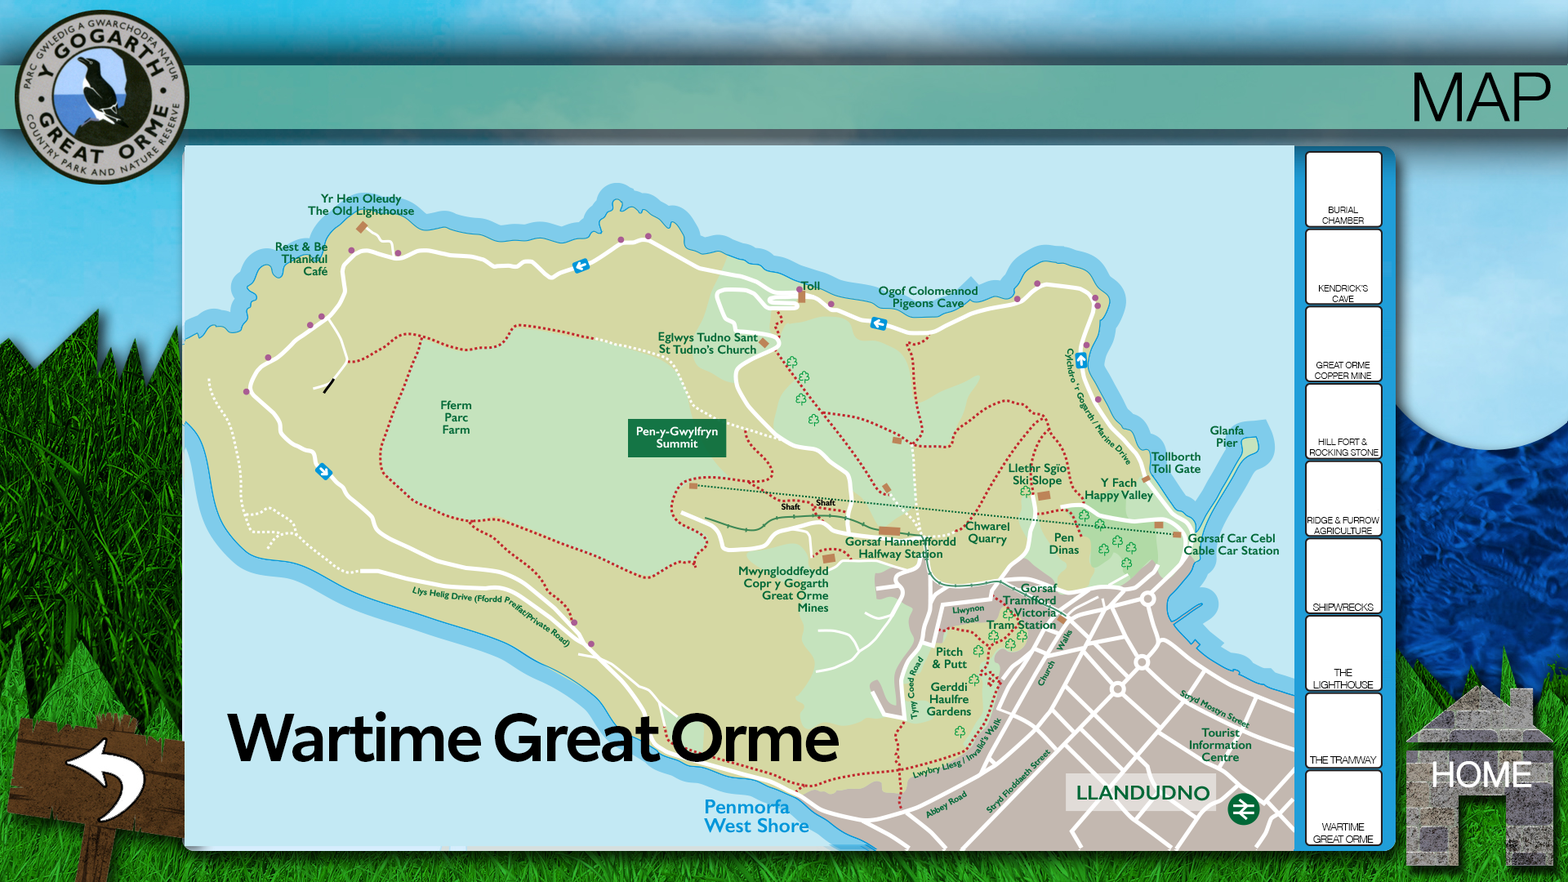
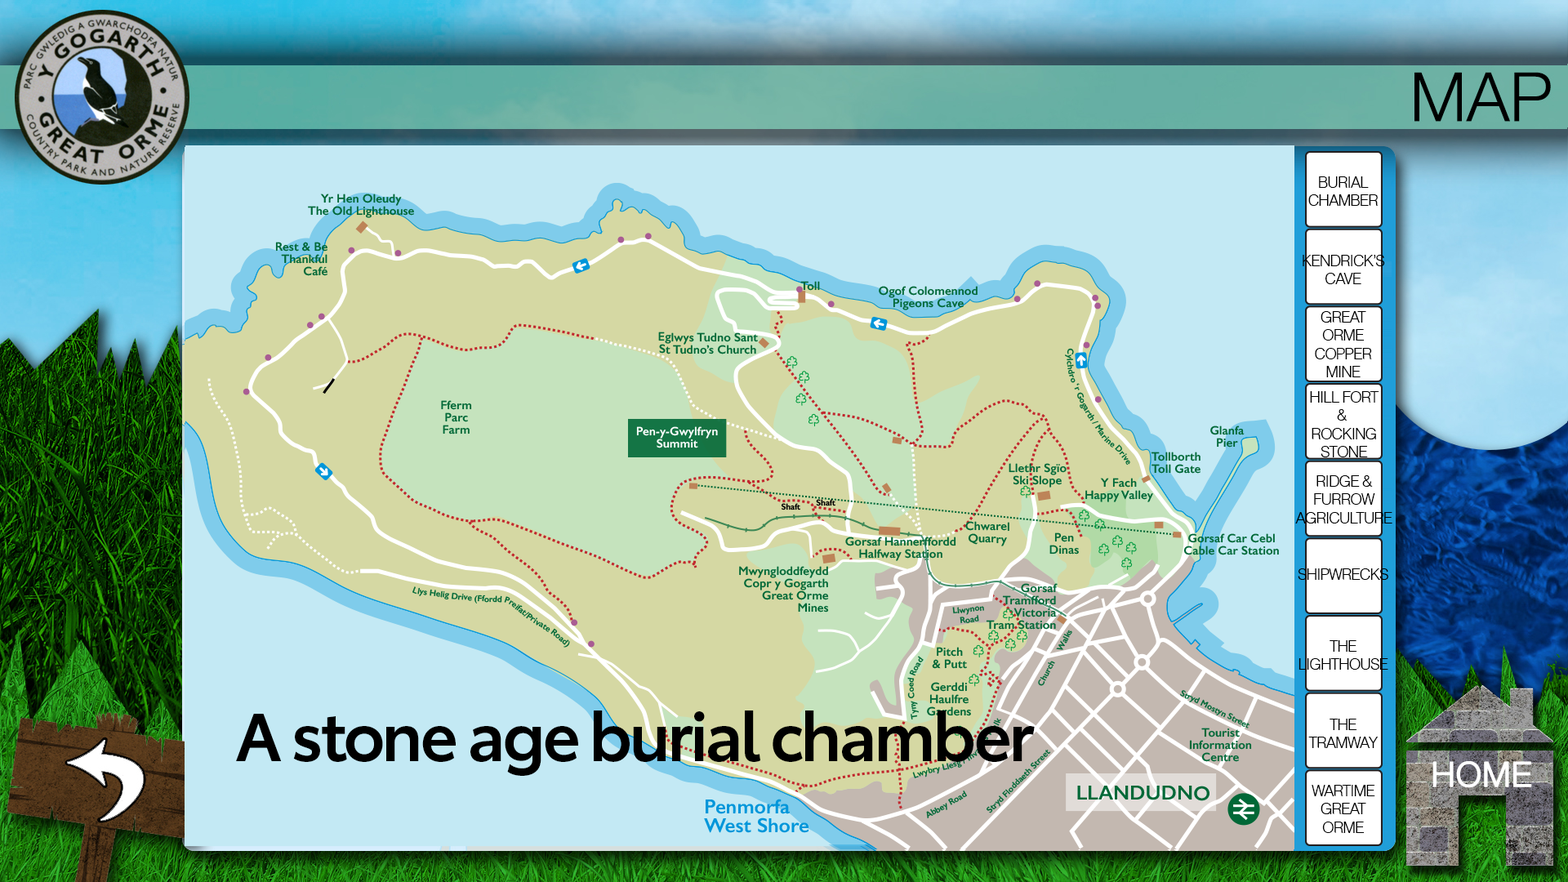
Layer changes from the first 1568x882 image to the second:
added group "Group 1" with 9 layers above "1 - A stone age burial chamber" over [1295, 176, 1393, 833]
moved "1 - A stone age burial chamber copy 8" into group "Group 1", painted on it over [1311, 784, 1376, 843]
moved "1 - A stone age burial chamber copy 7" into group "Group 1", painted on it over [1308, 718, 1379, 764]
moved "1 - A stone age burial chamber copy 6" into group "Group 1", painted on it over [1298, 640, 1389, 689]
moved "1 - A stone age burial chamber copy 5" into group "Group 1", painted on it over [1297, 568, 1389, 611]
moved "1 - A stone age burial chamber copy 4" into group "Group 1", painted on it over [1295, 475, 1393, 535]
moved "1 - A stone age burial chamber copy 3" into group "Group 1", painted on it over [1309, 391, 1380, 458]
moved "1 - A stone age burial chamber copy 2" into group "Group 1", painted on it over [1314, 311, 1372, 379]
moved "1 - A stone age burial chamber copy" into group "Group 1", painted on it over [1302, 254, 1386, 303]
moved "1 - A stone age burial chamber" (1st of 2, in "Group 1") into group "Group 1", painted on it over [1308, 176, 1378, 224]
showed "1 - A stone age burial chamber" (2nd of 2) over [236, 710, 1035, 776]
hid "9 - Wartime Great Orme" over [227, 711, 839, 762]